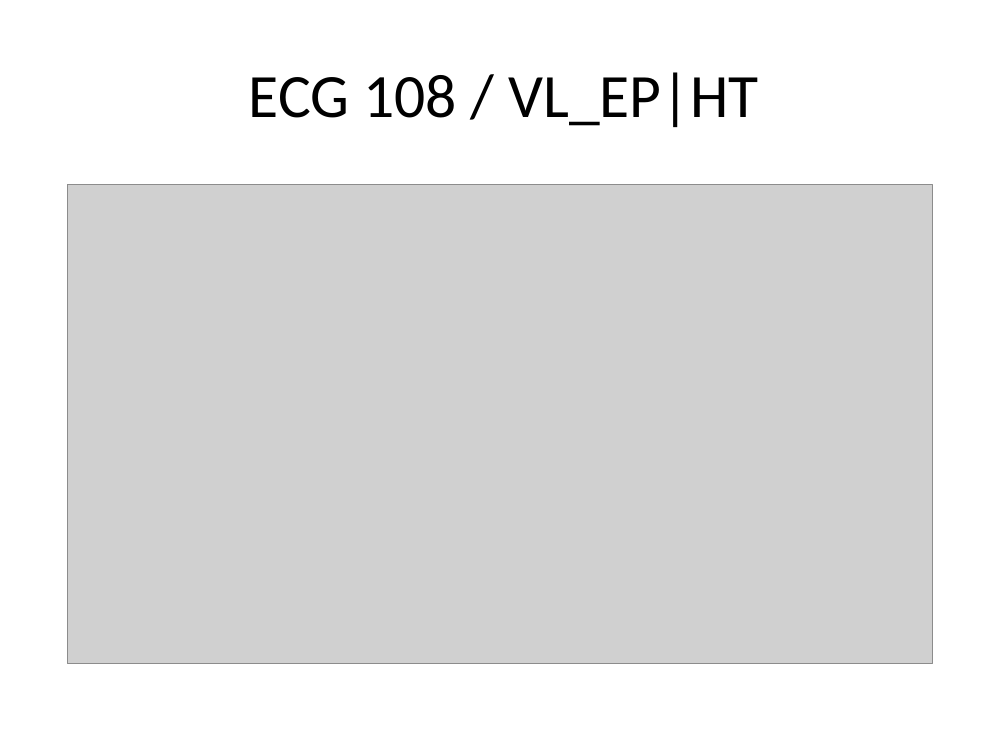
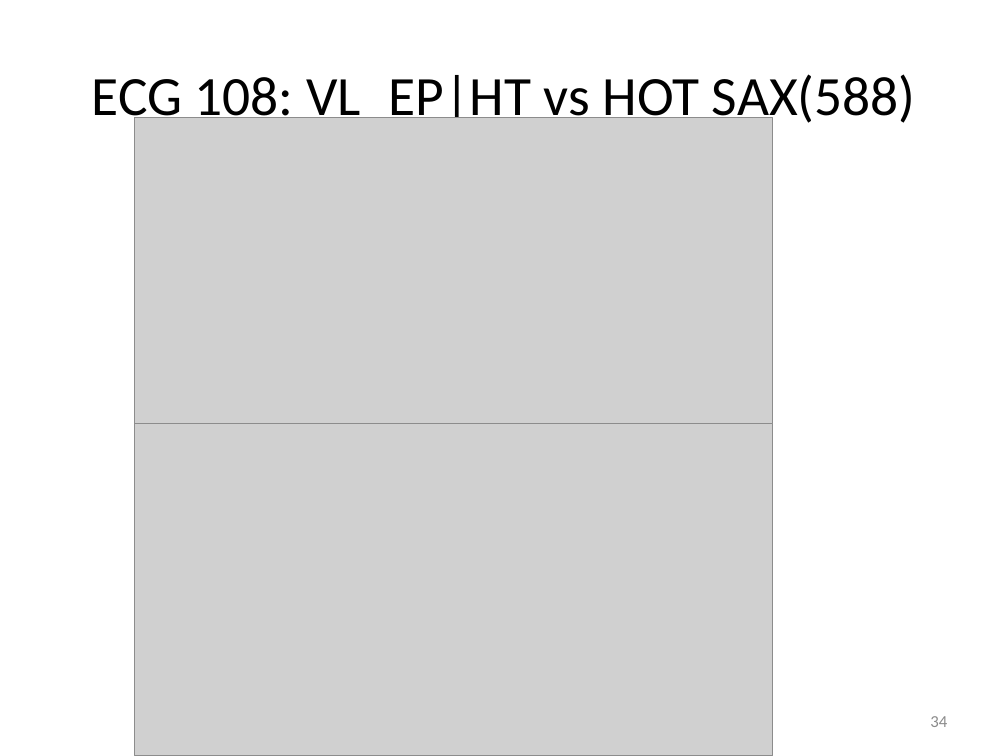
Before and after one commit to vyngo/caohoc-project-name, a slide deck: slide 34 of Report/pre.pptx (slide 33 before the commit). Drawn at 1008x756 pixels with LibreOffice and Linux fonts; fonts in the diff are those of the drawing; grey boxes stand for pictures. Boxes give left, top, right and bottom in pixels: in the first picture for what was removed or moved away, otherwise in the second. Text is boxed around its words. In the diff, an @@ line names an element or a change of style, - is before the commit and + after.

```diff
--- a/Report/pre.pptx
+++ b/Report/pre.pptx
@@ title at [92, 74, 916, 129]: text changed; size 44 to 39.6 pt @@
-ECG 108 / VL_EP|HT
+ECG 108: VL_EP|HT vs HOT SAX(588)
@@ picture: place and size @@
-picture at [68, 184, 932, 663]
+picture at [134, 118, 772, 428]
@@ picture added at [134, 423, 772, 756] @@
@@ page number added at [930, 716, 947, 727], 12 pt, text #8C8C8C @@
+34
```
Also in this commit, not shown: 27 other slides changed, 9 slides added, 12 slides removed, 1 other file.
